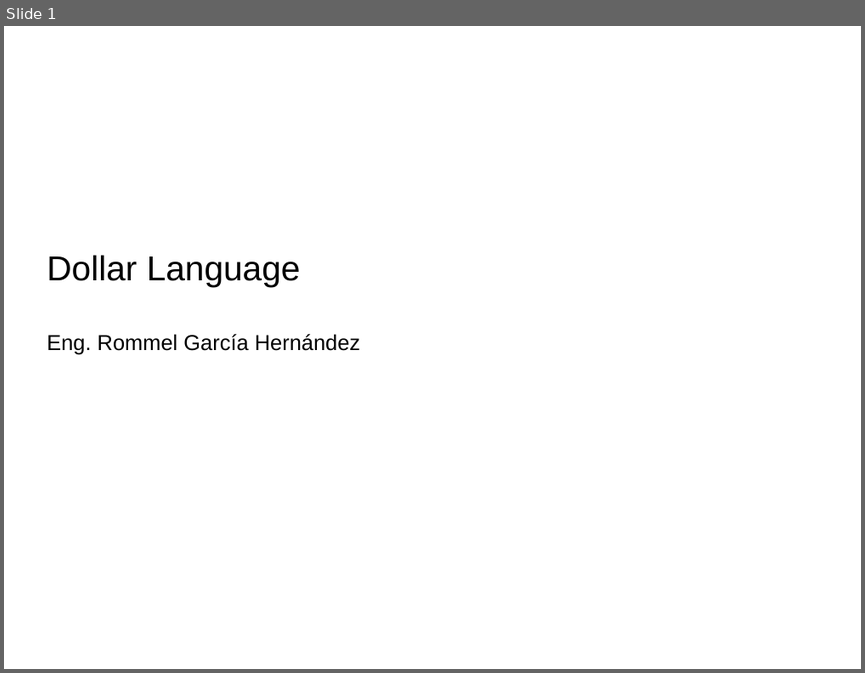
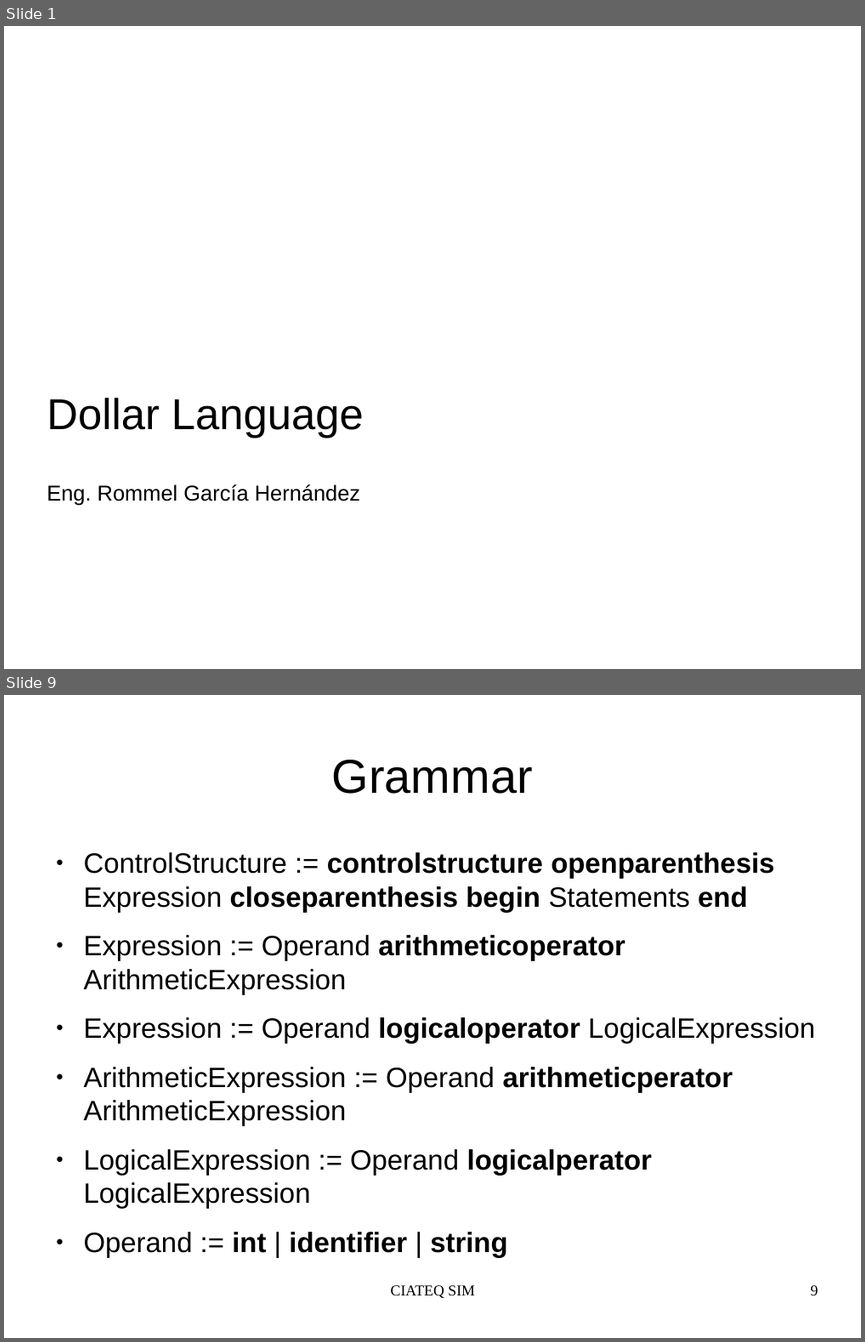
Before and after one commit to tehuano/compilers-sim, a slide deck: dollar_language.odp. Shown one above the other, each under a label of ours: slide 1 before the commit, slides 1 and 9 after it; the slides between them are not shown. The pictures are 865x673 and 865x1342 pixels, drawn with LibreOffice and Linux fonts; fonts in the diff are those of the drawing. Boxes give left, top, right and bottom in pixels: in the first picture for what was removed or moved away, otherwise in the second. Text is boxed around its words. In the diff, an @@ line names an element or a change of style, - is before the commit and + after.

```diff
--- a/dollar_language.odp
+++ b/dollar_language.odp
@@ slide 9 added at bbox=[4, 695, 861, 1338], background #FFFFFF @@
@@ title added at bbox=[332, 760, 533, 794], 44 pt, text #000000 @@
+Grammar
@@ text added at bbox=[84, 852, 815, 1257], 25.9 pt, text #000000 @@
+● ControlStructure := controlstructure openparenthesis Expression closeparenthesis begin Statements end
+● Expression := Operand arithmeticoperator ArithmeticExpression
+● Expression := Operand logicaloperator LogicalExpression
+● ArithmeticExpression := Operand arithmeticperator ArithmeticExpression
+● LogicalExpression := Operand logicalperator LogicalExpression
+● Operand := int | identifier | string
@@ text added at bbox=[391, 1285, 475, 1298], 14 pt, text #000000 @@
+CIATEQ SIM
@@ page number added at bbox=[811, 1285, 818, 1295], 14 pt, text #000000 @@
+9
@@ slide 1 changed as well @@
@@ subtitle at bbox=[46, 397, 364, 437]: size 32 to 40 pt in "Dollar Language" @@
```
Also in this commit, not shown: 1 other slide changed, 9 other slides added, 6 slides removed, 3 other files.
